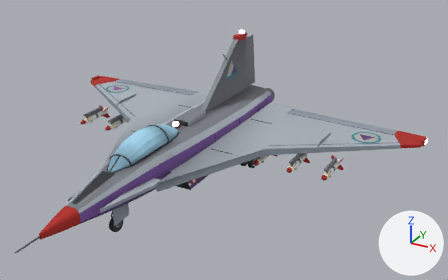
Before and after pictures for a commit that changed the glTF model art/skua/skua_feind.glb.
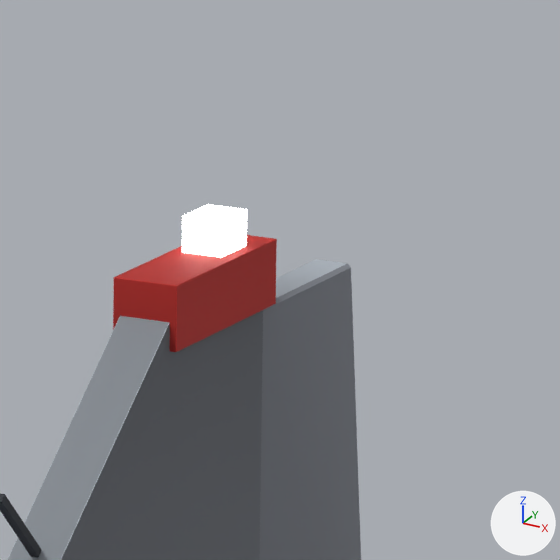
Each version appears first whole from a 50 mm camera at (17.72, -27.59, 14.41) aimed at (2.75, -0.38, 0.8), and next in a close-up on the part from 50% to 61% of the width and 4% to 21% of the height. Every picture has the same lights, and +X, +Y and +Z are marked at lower right. The first two pictures are the older version. Where no turn or scale is listed for an object, it has been applied to the vertices. Vertices at exactly the same position are counted once.

In view in the first close-up: 'body', 'lights', 'rudder_mesh'.
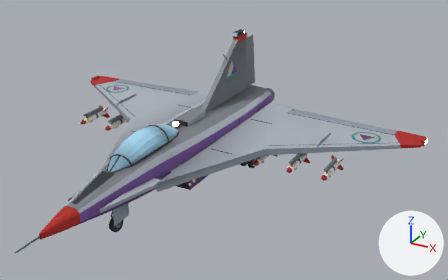
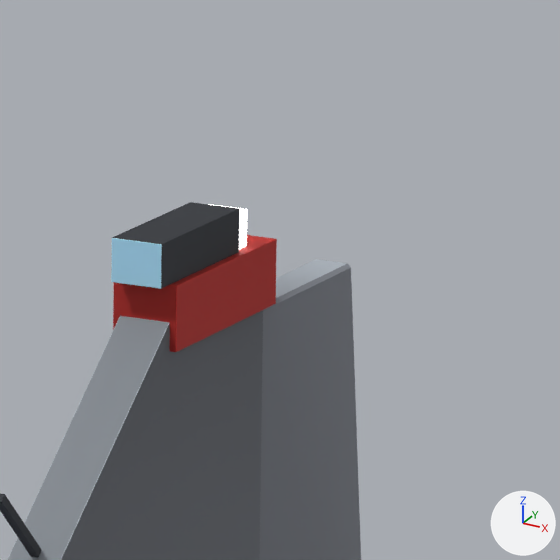
Pixel boxes (x1, y1, x2, y2) of what changed, in the close-ups (560 x 560 px):
```json
{"object": "body", "change": "reshaped", "before": [0, 235, 277, 560], "after": [0, 202, 277, 560]}
{"part": 1, "of": "me_body", "change": "added", "after": [111, 202, 239, 289]}
{"part": 2, "of": "me_body", "change": "recoloured", "before": [114, 247, 250, 324], "after": [114, 247, 250, 324], "on screen": "darker"}
{"object": "lights", "change": "unchanged, covered by the edit", "before": [182, 204, 247, 258], "after": [208, 204, 247, 249]}
```

Edits to the scene script, one JSON object a line:
```json
{"block": "me_body", "where": "# used by ob_body; location = (0.0, 0.0, 0.0)"}
{"op": "remove", "block": "me_body", "code": "me_body.from_pydata(...)  # 4649 vertices, 8774 faces; spans x -12.1..12.1, y -13.0..9.7, z -1.6..4.8"}
{"op": "add", "block": "me_body", "code": "me_body.from_pydata(...)  # 4705 vertices, 8882 faces; spans x -12.1..12.1, y -13.0..9.7, z -1.6..5.0"}
{"block": "me_body", "change": "me_body part 1: the loose piece of 56 vertices spanning x -0.2..0.2, y 6.2..7.3, z 4.4..4.8 is copied, and the copy is scaled about its middle by (0.787, 0.768, 0.662), then moved by (0.0, -0.2, 0.3); it spans x -0.2..0.2, y 6.1..6.9, z 4.8..5.0"}
{"block": "me_body", "change": "me_body part 2: 119 kept faces spanning x -4.3..6.3, y 0.8..9.6, z -0.7..4.8 get new vertex colours; the middle colour goes from grey #6f737a to grey #72767e"}
```
